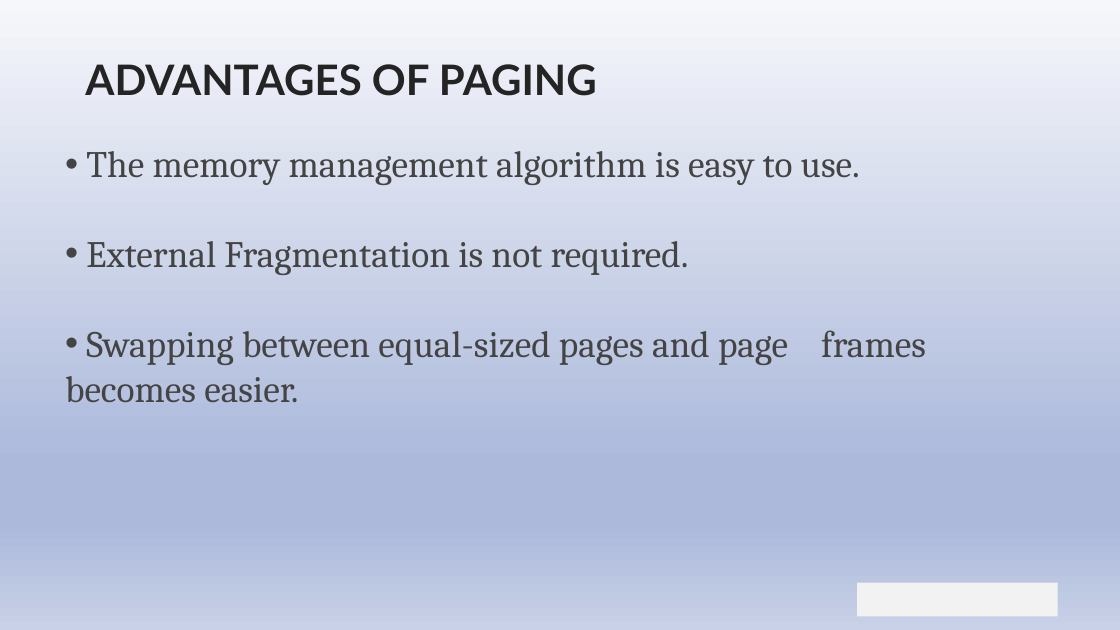
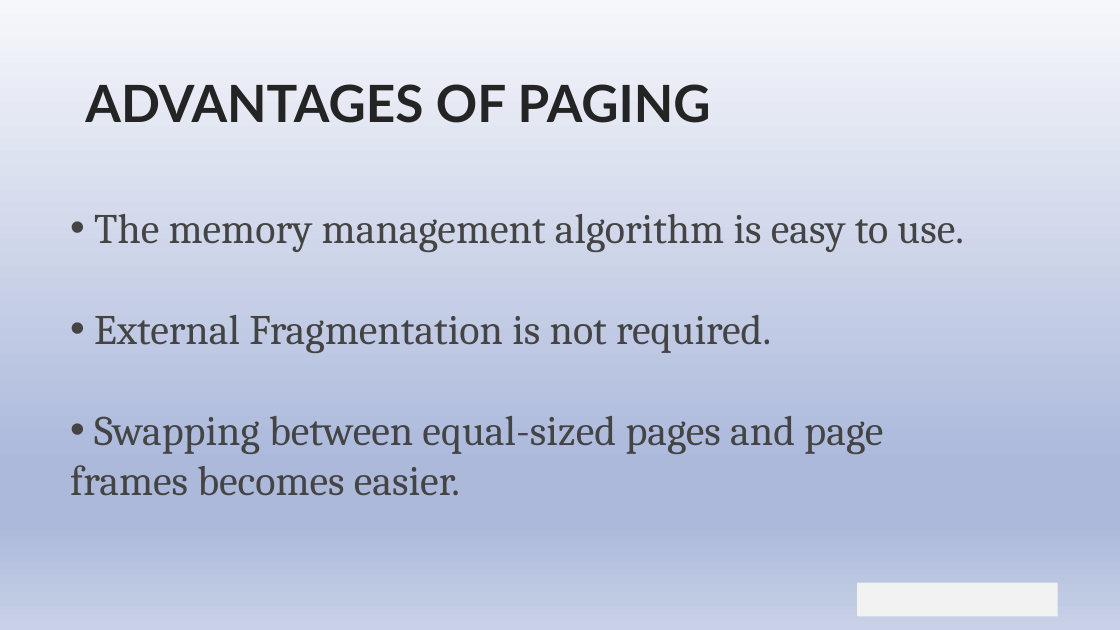
Before and after one commit to jais-sakshi/presentation, a slide deck: slide 8 of paging ppt.pptm. Drawn at 1120x630 pixels with LibreOffice and Linux fonts; fonts in the diff are those of the drawing; background and template pictures are left out. Boxes give left, top, right and bottom in pixels: in the first picture for what was removed or moved away, otherwise in the second. Text is boxed around its words. In the diff, an @@ line names an element or a change of style, - is before the commit and + after.

```diff
--- a/paging ppt.pptm
+++ b/paging ppt.pptm
@@ title "ADVANTAGES OF PAGING": place and size @@
-title "ADVANTAGES OF PAGING" at [85,64,597,96]
+title "ADVANTAGES OF PAGING" at [85,84,711,123]
@@ title "ADVANTAGES OF PAGING" at [85,84,711,123]: size 36 to 44 pt @@
@@ text "The memory management algorithm is ...": place and size @@
-text "The memory management algorithm is ..." at [65,151,926,402]
+text "The memory management algorithm is ..." at [70,214,964,496]
@@ text "The memory management algorithm is ..." at [70,214,964,496]: size 32 to 36 pt @@
```
Also in this commit, not shown: 2 other slides changed.
